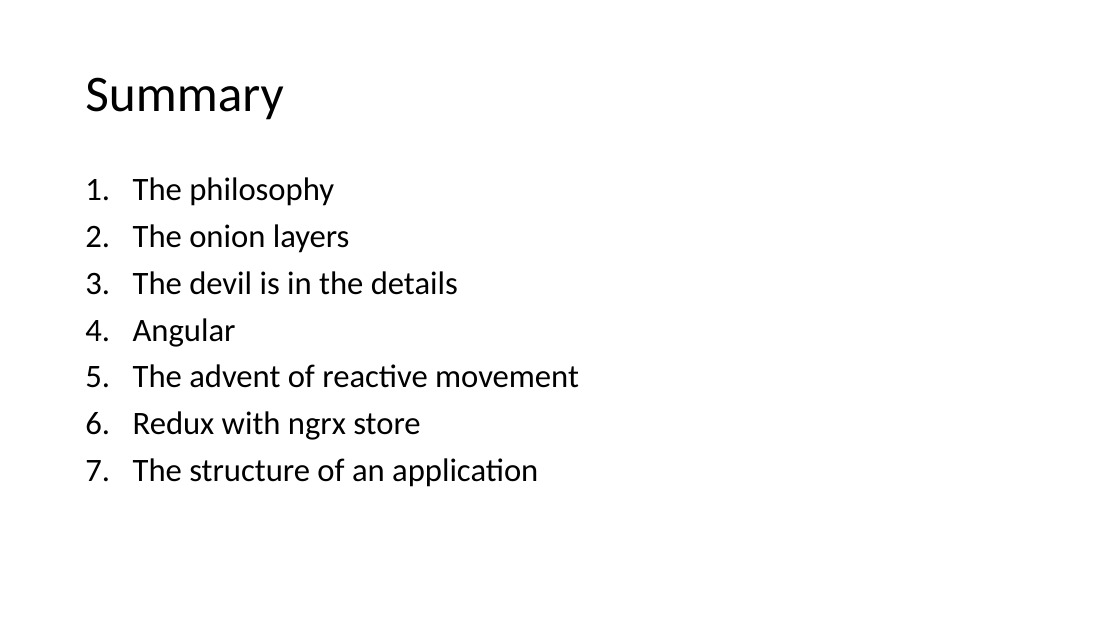
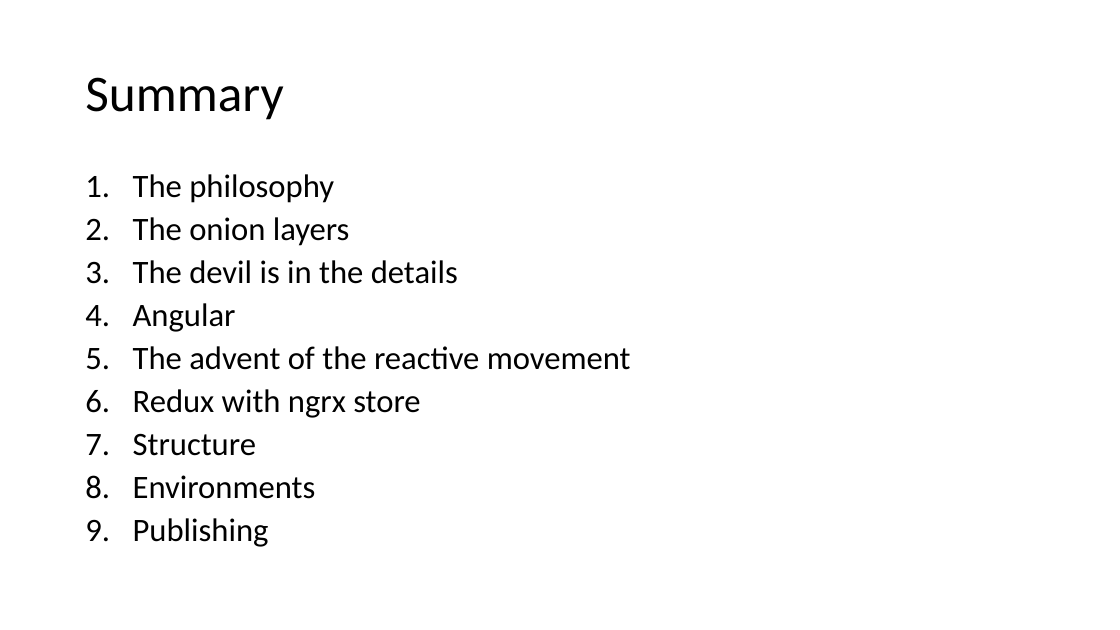
Before and after one commit to Kimserey/BlogArchive, a slide deck: slide 2 of angular/Frontend.pptx. Drawn at 1120x630 pixels with LibreOffice and Linux fonts; fonts in the diff are those of the drawing. Boxes give left, top, right and bottom in pixels: in the first picture for what was removed or moved away, otherwise in the second. Text is boxed around its words. In the diff, an @@ line names an element or a change of style, - is before the commit and + after.

Commit message:
more

```diff
--- a/angular/Frontend.pptx
+++ b/angular/Frontend.pptx
@@ text at [133, 174, 458, 418]: line spacing 0.9 to 0.8 @@
@@ text at [133, 346, 631, 370]: text changed @@
-5. The advent of reactive movement
+5. The advent of the reactive movement
@@ text at [133, 433, 316, 547]: text changed @@
-7. The structure of an application
+7. Structure
+8. Environments
+9. Publishing
```
Also in this commit, not shown: 14 slides added.
